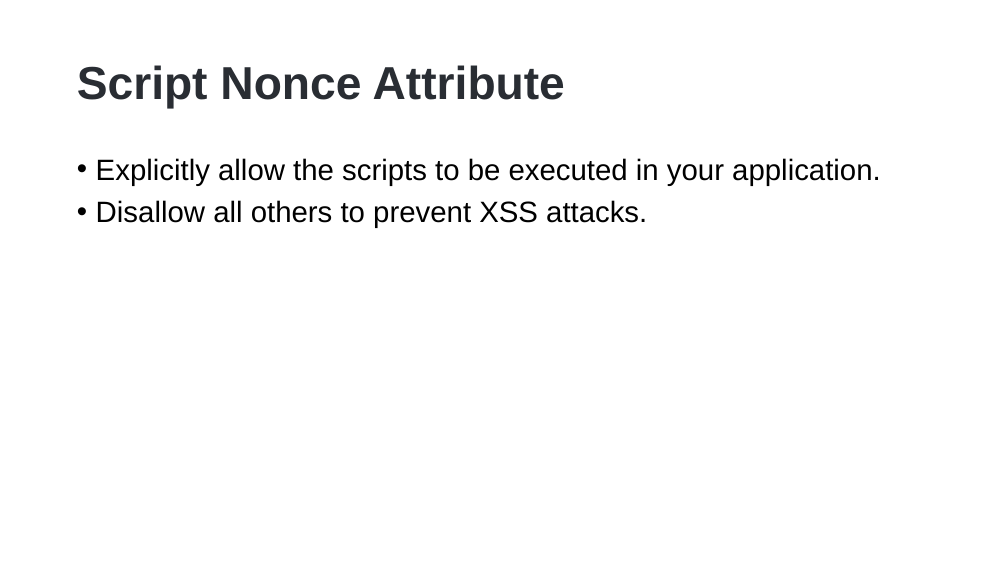
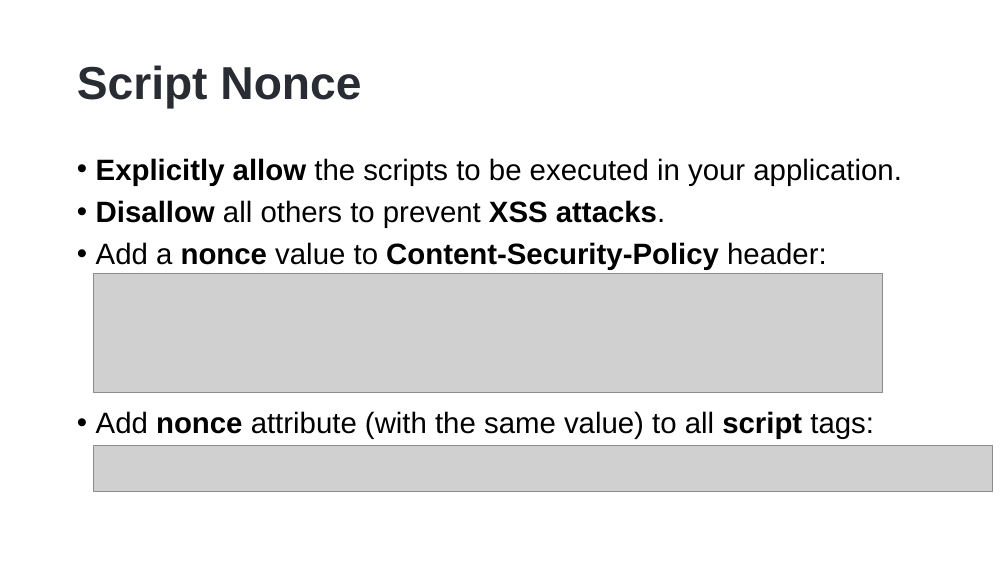
Before and after one commit to hikalkan/presentations, a slide deck: slide 6 of 2023-05-30 ABP Community Talks 2023.4/ABP Comm Talks 2023.4.pptx. Drawn at 1008x567 pixels with LibreOffice and Linux fonts; fonts in the diff are those of the drawing; grey boxes stand for pictures; background and template pictures are left out. Boxes give left, top, right and bottom in pixels: in the first picture for what was removed or moved away, otherwise in the second. Text is boxed around its words. In the diff, an @@ line names an element or a change of style, - is before the commit and + after.

```diff
--- a/2023-05-30 ABP Community Talks 2023.4/ABP Comm Talks 2023.4.pptx
+++ b/2023-05-30 ABP Community Talks 2023.4/ABP Comm Talks 2023.4.pptx
@@ title at box(77, 65, 361, 109): text changed @@
-Script Nonce Attribute
+Script Nonce
@@ text at box(96, 158, 902, 228): bold on in "Explicitly allow", "Disallow XSS attacks." @@
@@ text at box(96, 242, 874, 439): paragraphs added @@
+• Add a nonce value to Content-Security-Policy header:
+• Add nonce attribute (with the same value) to all script tags:
@@ picture added at box(94, 273, 883, 392) @@
@@ picture added at box(94, 445, 993, 492) @@
```
Also in this commit, not shown: 1 slide added.
